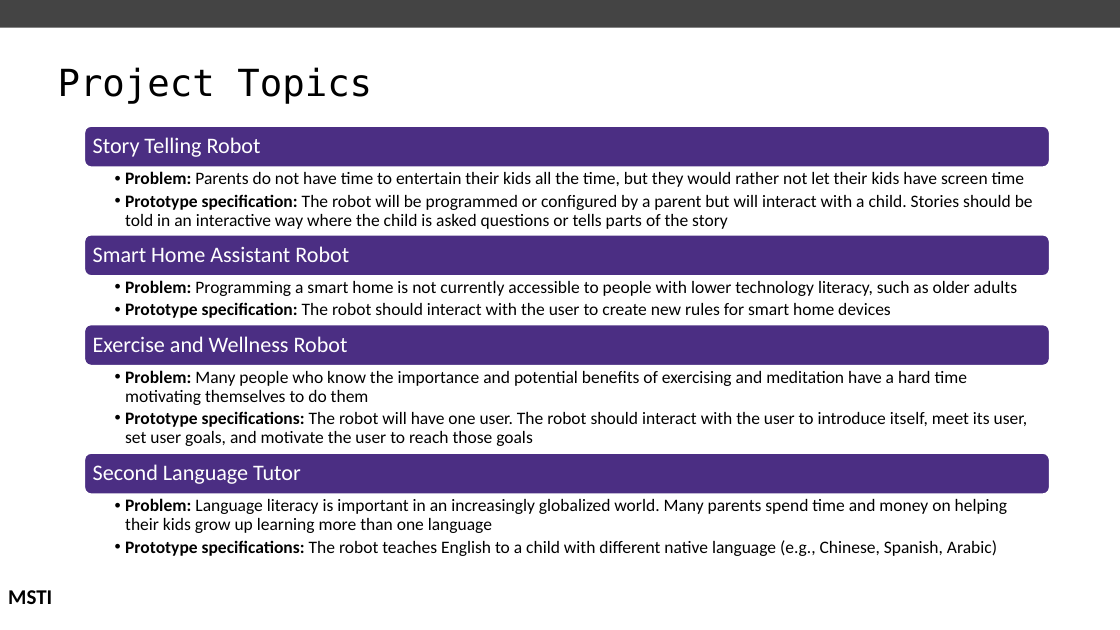
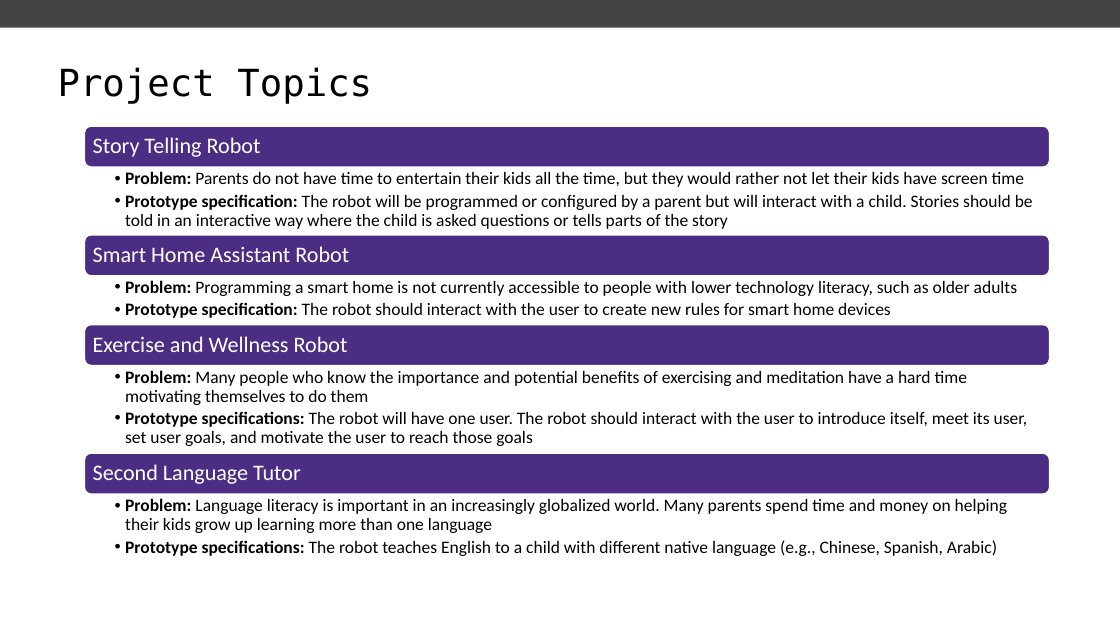
Before and after one commit to wesleybeckner/technin510, a slide deck: slide 16 of technin510/Week 1/Technin510 P1 Welcome to 510.pptx (slide 13 before the commit). Drawn at 1120x630 pixels with LibreOffice and Linux fonts; fonts in the diff are those of the drawing; background and template pictures are left out. Boxes give left, top, right and bottom in pixels: in the first picture for what was removed or moved away, otherwise in the second. Text is boxed around its words. In the diff, an @@ line names an element or a change of style, - is before the commit and + after.

```diff
--- a/technin510/Week 1/Technin510 P1 Welcome to 510.pptx
+++ b/technin510/Week 1/Technin510 P1 Welcome to 510.pptx
@@ text removed at (8,590,52,604) @@
-MSTI
```
Also in this commit, not shown: 10 other slides changed, 7 slides added, 18 other files.
